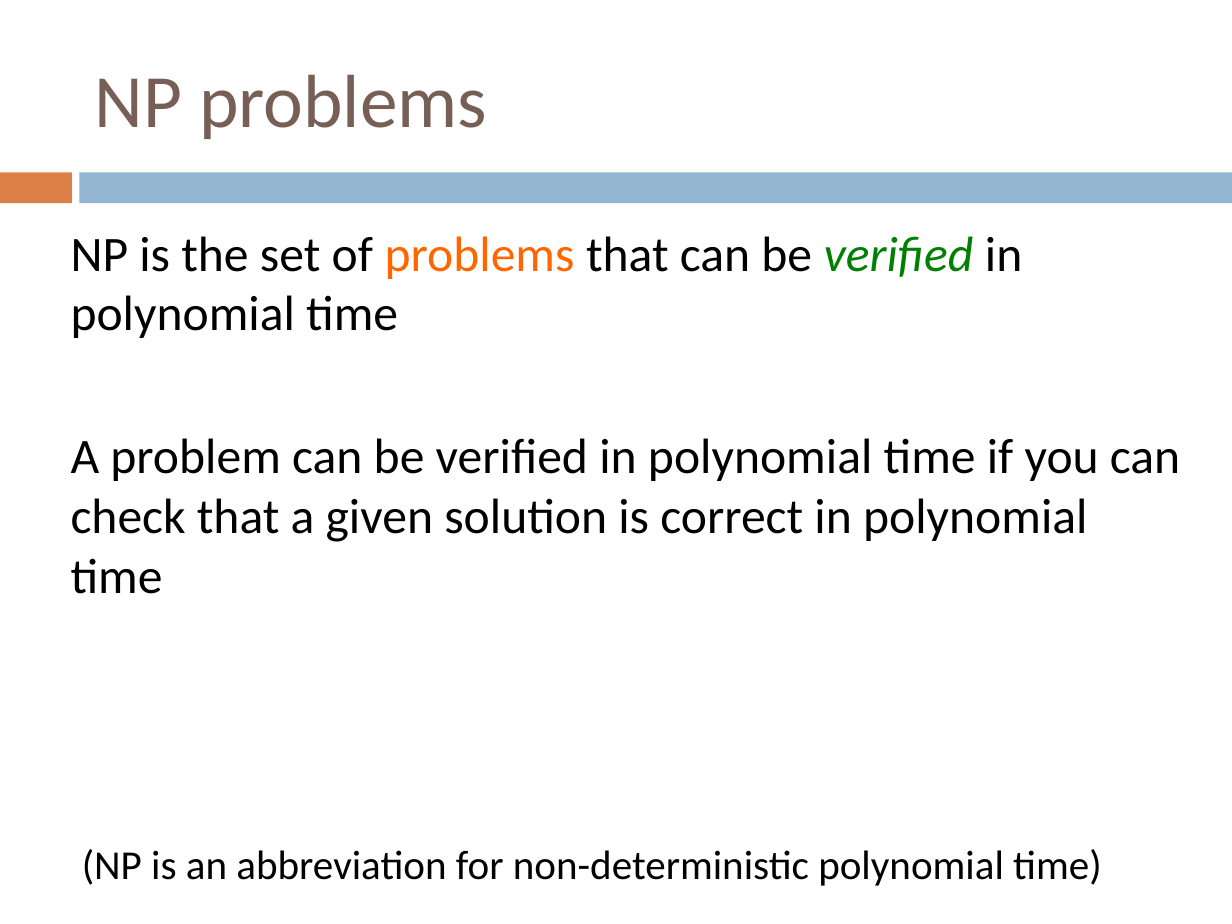
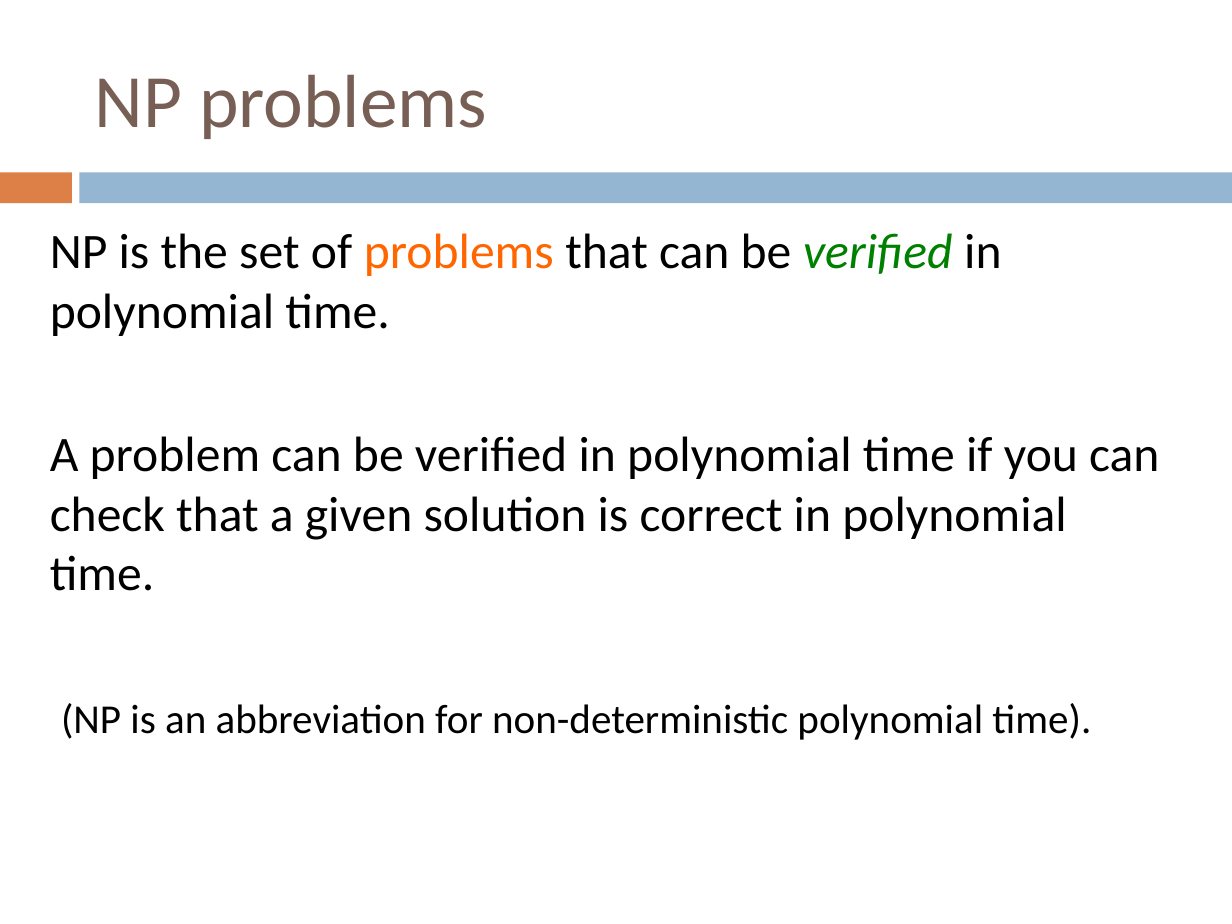
Before and after one commit to Collins-kariuk/Algorithms, a slide deck: slide 28 of Lectures/Lecture 23_NP-Complete Problems.pptx. Drawn at 1232x924 pixels with LibreOffice and Linux fonts; fonts in the diff are those of the drawing. Boxes give left, top, right and bottom in pixels: in the first picture for what was removed or moved away, otherwise in the second. Text is boxed around its words. In the diff, an @@ line names an element or a change of style, - is before the commit and + after.

Commit message:
Review Lecture 23_NP-Complete Problems

```diff
--- a/Lectures/Lecture 23_NP-Complete Problems.pptx
+++ b/Lectures/Lecture 23_NP-Complete Problems.pptx
@@ text at <box>50,233,1159,740</box>: text changed @@
-NP is the set of problems that can be verified in polynomial time
-A problem can be verified in polynomial time if you can check that a given solution is correct in polynomial time
-(NP is an abbreviation for non-deterministic polynomial time)
+NP is the set of problems that can be verified in polynomial time.
+A problem can be verified in polynomial time if you can check that a given solution is correct in polynomial time.
+(NP is an abbreviation for non-deterministic polynomial time).
```
Also in this commit, not shown: 40 other slides changed.
